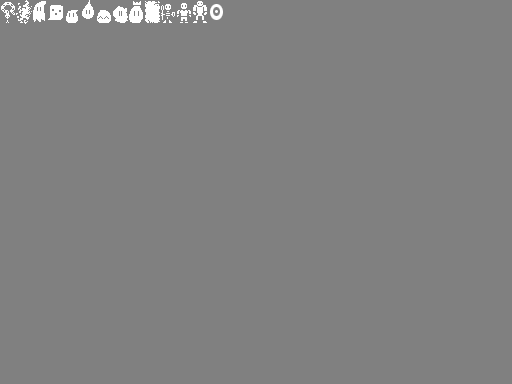
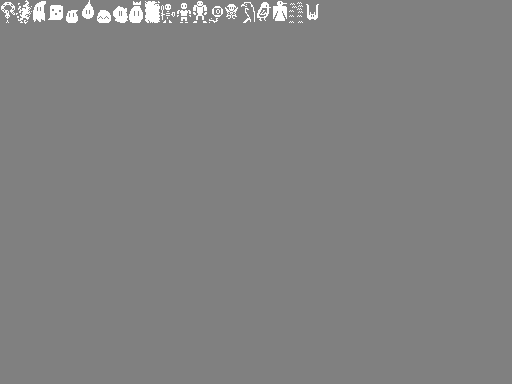
Before/after of a 512x384 layered artwork. What changed in the layer stack:
painted on "Background" over left=209, top=1, right=319, bottom=23
